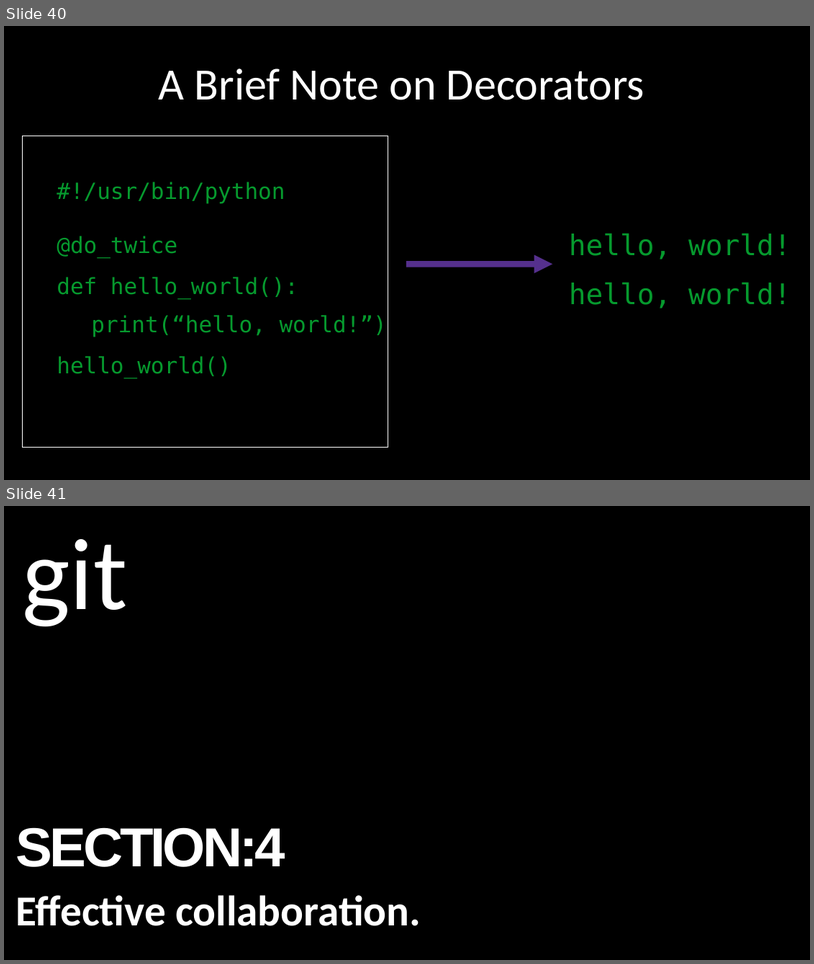
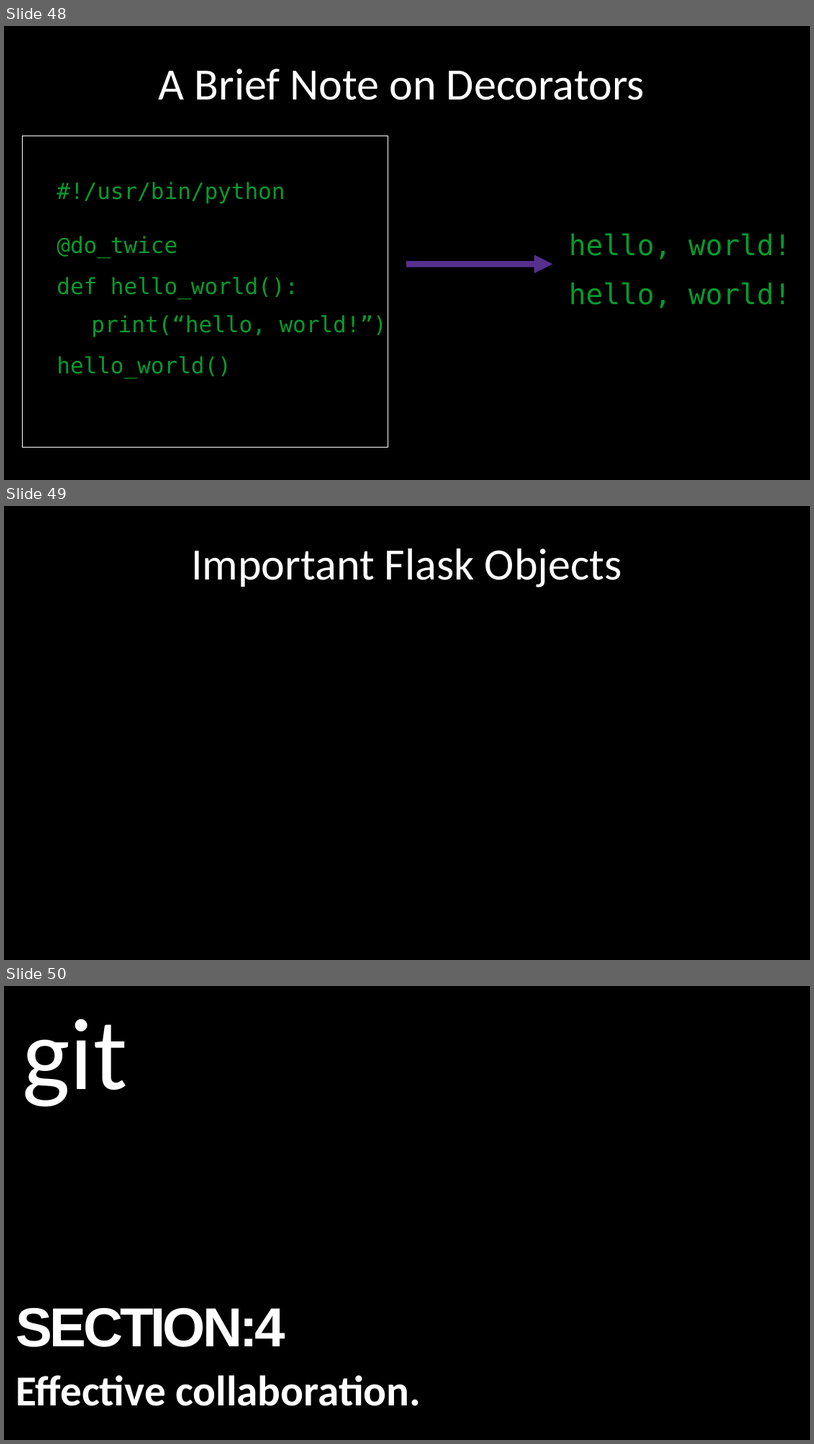
Before and after one commit to alexacallmebaka/htmlflasksql, a slide deck: slides/deck.odp. Shown one above the other, each under a label of ours: slides 40 and 41 before the commit, slides 48, 49 and 50 after it. The pictures are 814x964 and 814x1444 pixels, drawn with LibreOffice and Linux fonts; fonts in the diff are those of the drawing. Boxes give left, top, right and bottom in pixels: in the first picture for what was removed or moved away, otherwise in the second. Text is boxed around its words. In the diff, an @@ line names an element or a change of style, - is before the commit and + after.

```diff
--- a/slides/deck.odp
+++ b/slides/deck.odp
@@ slide 49 added at (4,506,810,960), background #000000 @@
@@ title added at (191,548,622,587), 44 pt, text #FFFFFF @@
+Important Flask Objects
@@ what was slide 40 is now slide 48 @@
@@ what was slide 41 is now slide 50 @@
```
Also in this commit, not shown: 9 other slides added, 1 slide removed.
